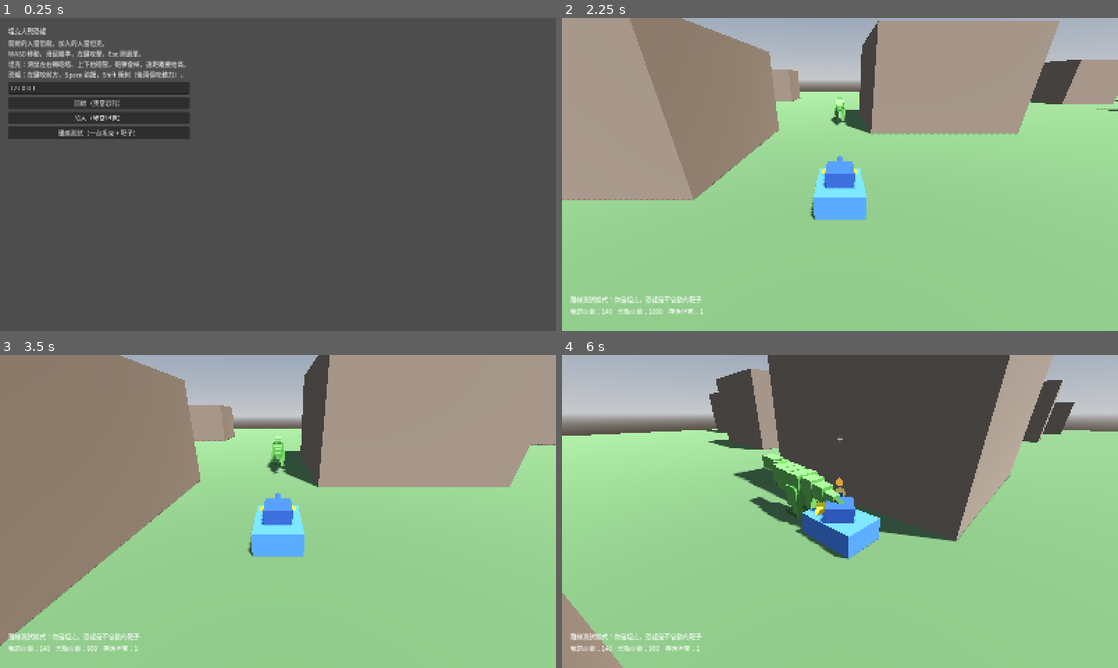
Above: before the commit, frames 1-4 (two rows, left to right).
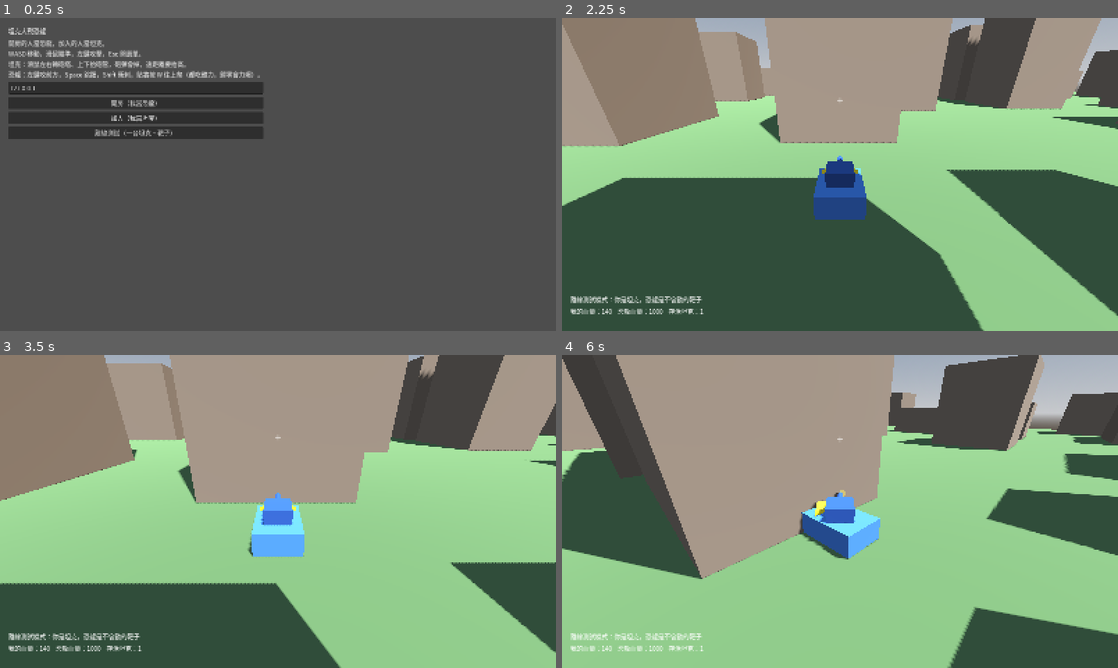
Above: after the commit, the same moments.

Repository: billxu0521/tank_war
Game: Godot game, scene res://main.tscn
The game is run twice, just before and just after one commit, with the same random seed, the same clock (stepped at 60 frames per second) and the same inputs.
Inputs (mouse positions are in pixels of both pictures, inside the frame that each line leads up to):
- Up to frame 1 (0.25 s): no input
- Up to frame 2 (2.25 s): click "開房（我當恐龍）" at 0.5 s; click "加入（我當坦克）" at 1.25 s; click "離線測試（一台坦克 + 靶子）" at 2 s
- Up to frame 3 (3.5 s): tap Enter at 2.75 s; move the mouse to (305, 511) at 2.77 s; hold W from 2.78 s (still down); hold Shift from 2.78 s (still down); click (305, 511) at 2.92 s; tap Space at 3.02, 3.05, 3.32 s
- Up to frame 4 (6 s): keep holding W; move the mouse to (812, 511) at 3.52 s; release Shift at 3.53 s; tap Space at 3.6, 3.77, 4.07, 4.55, 5.27, 5.57, 5.75 s; click (812, 511) at 3.67 s; tap Shift at 3.8, 5.1 s; move the mouse to (851, 505) at 4.27 s; hold Shift 4.28-5.03 s; click (851, 505) at 4.42 s; move the mouse to (834, 517) at 5.02 s; click (834, 517) at 5.17 s; move the mouse to (878, 514) at 5.77 s; hold Space from 5.78 s (still down); click (878, 514) at 5.92 s

The runs differ from the first frame. In frame 1, 2.9% of the frame differs, in the area x 10-48%, y 16-39%; in frame 2, 67%, in the area x 0-100%, y 0-100%; in frame 3, 49%; in frame 4, 56%.

Commit message:
建築變密加高、恐龍可以爬牆、體力改成有力竭機制
場地
- 建築從 5x5 格 21 棟改成 7x7 格 39 棟，間距 38 -> 26
- 高度從 7~13 公尺拉開成 4~24 公尺：矮的當掩體、高的要爬才上得去
- 建築變密之後出生點更難找，重試次數加倍，真的找不到就退到外圍空環
  （原本退到原點，而原點現在有建築，會卡在牆裡）

爬牆
- 貼著牆按 W 就往上爬，6 m/s，每秒吃 25 體力
- 往上爬時保留往前的推力，爬過屋簷才會自己翻上屋頂
- 實測爬完最高的 23.9 公尺建築剛好用掉八成體力
- 爬上屋頂就是站在空曠處挨砲，是個取捨

體力
- 加入力竭：歸零後要回到 30 才能再衝刺或攀爬。沒有這個門檻的話
  體力會在 0 附近抽動（回一點就衝、衝掉又停）
- 站著回 16/秒，移動中只回 7/秒
- 力竭時體力條變紅

另外把恐龍的移動抽成 move_step()，鍵盤只在 _physics_process 讀一次。
Input 的按鍵狀態沒辦法從程式偽造，不抽出來就沒辦法驗證爬牆。

測試補了體力規則案例（衝刺續航、力竭門檻遲滯、站著回得比較快），共 12 項。

Co-Authored-By: Claude Opus 5 (1M context) <noreply@anthropic.com>
Claude-Session: https://claude.ai/code/session_019SAVwhULYTqidBLb1Ej4sE

Diff:
--- a/dino.gd
+++ b/dino.gd
@@ -1,12 +1,17 @@
 extends "res://fighter.gd"
 ## 恐龍：跑很快、血很多，沒有遠程。
-## 左鍵咬前方，Space 跳躍（吃體力），Shift 衝刺（吃體力）。
+## 左鍵咬前方，Space 跳躍，Shift 衝刺，貼著牆按 W 往上爬。
+## 衝刺、跳躍、攀爬都吃體力；體力見底會力竭，要回到 EXHAUSTED_UNTIL 才能再出力。
 
 const SPEED := 16.0
 const SPRINT_MULT := 1.9
 const STAMINA_MAX := 100.0
-const STAMINA_DRAIN := 32.0  # 每秒消耗，全滿約衝 3 秒
-const STAMINA_REGEN := 16.0  # 每秒回復，回滿約 6 秒
+const SPRINT_DRAIN := 32.0     # 每秒；全滿約衝 3 秒
+const CLIMB_DRAIN := 25.0      # 每秒；全滿約爬 4 秒 = 24 公尺，剛好爬得完最高的建築
+const REGEN_STILL := 16.0      # 站著不動每秒回
+const REGEN_MOVING := 7.0      # 邊走邊回慢很多
+const EXHAUSTED_UNTIL := 30.0  # 力竭後要回到這個值才能再衝刺／攀爬
+const CLIMB_SPEED := 6.0
 const MOUSE_SENS := 0.009  # 恐龍要靈活，轉頭比坦克快很多
 const BITE_REACH := 6.5
 const BITE_DAMAGE := 35   # 剛好四口咬死一台 140 血的坦克
@@ -17,6 +22,7 @@
 const HEAD_HEIGHT := 1.6  # 視線從這個高度射出
 
 var stamina := STAMINA_MAX
+var exhausted := false
 var _bite_cd := 0.0
 
 func _ready() -> void:
@@ -29,31 +35,62 @@
 func _physics_process(delta: float) -> void:
 	if not is_multiplayer_authority():
 		return
-
 	var input := Vector3(
 		float(Input.is_key_pressed(KEY_D)) - float(Input.is_key_pressed(KEY_A)),
 		0.0,
 		float(Input.is_key_pressed(KEY_S)) - float(Input.is_key_pressed(KEY_W)))
-	var sprinting := Input.is_key_pressed(KEY_SHIFT) and stamina > 0.0 and input != Vector3.ZERO
-	if sprinting:
-		stamina = maxf(stamina - STAMINA_DRAIN * delta, 0.0)
-	else:
-		stamina = minf(stamina + STAMINA_REGEN * delta, STAMINA_MAX)
+	move_step(delta, input, Input.is_key_pressed(KEY_SHIFT),
+		Input.is_key_pressed(KEY_W), Input.is_key_pressed(KEY_SPACE))
+
+	_bite_cd -= delta
+	if Input.is_mouse_button_pressed(MOUSE_BUTTON_LEFT) and _bite_cd <= 0.0:
+		_bite_cd = BITE_COOLDOWN
+		_hit_nearby(BITE_REACH, BITE_DAMAGE, 0.3)  # 只咬前方
+		_play_fx.rpc(false)
+
+## 一幀的移動。輸入是傳進來的，鍵盤只在 _physics_process 讀一次，
+## 這樣測試才驅動得了（Input 的按鍵狀態沒辦法從程式偽造）。
+func move_step(delta: float, input: Vector3, want_sprint: bool,
+		want_climb: bool, want_jump: bool) -> void:
+	var moving := input != Vector3.ZERO
+	# 貼著牆按 W 就往上爬。力竭就爬不動，會直接滑下來。
+	var climbing := want_climb and is_on_wall() and can_exert()
+	var sprinting := want_sprint and moving and can_exert() and not climbing
+
+	var spend := 0.0
+	if climbing:
+		spend = CLIMB_DRAIN
+	elif sprinting:
+		spend = SPRINT_DRAIN
+	_update_stamina(delta, spend, moving)
 
 	var speed := SPEED * (SPRINT_MULT if sprinting else 1.0)
 	var move := (global_transform.basis * input).normalized() * speed
 	velocity.x = move.x
 	velocity.z = move.z
 	_apply_gravity(delta)
-	if Input.is_key_pressed(KEY_SPACE):
+	if climbing:
+		# 往上爬的同時保留往前的推力，爬過屋簷才會自己翻上去
+		velocity.y = CLIMB_SPEED
+	if want_jump:
 		try_jump()
 	move_and_slide()
 
-	_bite_cd -= delta
-	if Input.is_mouse_button_pressed(MOUSE_BUTTON_LEFT) and _bite_cd <= 0.0:
-		_bite_cd = BITE_COOLDOWN
-		_hit_nearby(BITE_REACH, BITE_DAMAGE, 0.3)  # 只咬前方
-		_play_fx.rpc(false)
+## 力竭中不能衝刺也不能爬。
+## 沒有這個門檻的話，體力會在 0 附近抽動：回一點就衝、衝掉又停。
+func can_exert() -> bool:
+	return not exhausted
+
+## spend > 0 表示這一幀在出力（衝刺或攀爬），否則回復。站著回得比走著快。
+func _update_stamina(delta: float, spend: float, moving: bool) -> void:
+	if spend > 0.0:
+		stamina = maxf(stamina - spend * delta, 0.0)
+	else:
+		stamina = minf(stamina + (REGEN_MOVING if moving else REGEN_STILL) * delta, STAMINA_MAX)
+	if stamina <= 0.0:
+		exhausted = true
+	elif stamina >= EXHAUSTED_UNTIL:
+		exhausted = false
 
 ## 跳躍。踩在地上而且體力夠才跳得起來。
 func try_jump() -> bool:
--- a/main.gd
+++ b/main.gd
@@ -3,7 +3,9 @@
 
 const PORT := 24680
 const ARENA := 200.0        # 場地邊長
-const SPAWN_CLEARANCE := 8.0  # 出生點離建築至少這麼遠
+const SPAWN_CLEARANCE := 7.0  # 出生點離建築至少這麼遠
+const GRID := 7               # 建築排成 GRID x GRID
+const CELL := 26.0            # 格子間距，越小越密
 const TANK := preload("res://tank.tscn")
 const DINO := preload("res://dino.tscn")
 
@@ -174,6 +176,7 @@
 	stamina_bar.visible = me != null and me == dino
 	if stamina_bar.visible:
 		stamina_bar.value = me.stamina
+		stamina_bar.modulate = Color(1, 0.35, 0.3) if me.exhausted else Color.WHITE
 	hud.text = "我的血量：%s    恐龍血量：%s    存活坦克：%d" % [
 		me.hp if me else "陣亡",
 		dino.hp if dino else 0,
@@ -197,14 +200,16 @@
 	# ponytail: 固定 seed 的亂數，每台機器蓋出來的建築才會完全一樣（場地沒有走網路同步）
 	var rng := RandomNumberGenerator.new()
 	rng.seed = 20260906
-	for gx in 5:
-		for gz in 5:
-			if rng.randf() < 0.2:
-				continue  # 留一些空地，不然變迷宮
-			var size := Vector3(rng.randf_range(10, 18), rng.randf_range(7, 13),
-				rng.randf_range(10, 18))
-			var pos := Vector3((gx - 2) * 38.0 + rng.randf_range(-9, 9), size.y * 0.5,
-				(gz - 2) * 38.0 + rng.randf_range(-9, 9))
+	for gx in GRID:
+		for gz in GRID:
+			if rng.randf() < 0.12:
+				continue  # 留一點空地，不然完全沒有開闊處
+			# 高度差距拉開：矮的當掩體、高的要爬才上得去
+			var size := Vector3(rng.randf_range(8, 20), rng.randf_range(4, 24),
+				rng.randf_range(8, 20))
+			var half := (GRID - 1) * 0.5
+			var pos := Vector3((gx - half) * CELL + rng.randf_range(-6, 6), size.y * 0.5,
+				(gz - half) * CELL + rng.randf_range(-6, 6))
 			_add_box(pos, size, Color(0.45, 0.40, 0.35))
 			# 出生點要避開，不然會卡在牆裡
 			_blocked.append(Rect2(pos.x - size.x * 0.5 - SPAWN_CLEARANCE,
@@ -213,17 +218,21 @@
 
 ## 找一個不在建築物裡面的出生點
 func _spawn_point() -> Vector3:
-	for i in 40:
+	for i in 80:
 		var p := Vector2(randf_range(-ARENA * 0.45, ARENA * 0.45),
 			randf_range(-ARENA * 0.45, ARENA * 0.45))
-		var clear := true
-		for r: Rect2 in _blocked:
-			if r.has_point(p):
-				clear = false
-				break
-		if clear:
+		if _is_clear(p):
 			return Vector3(p.x, 5.0, p.y)
-	return Vector3(0, 5, 0)
+	# 建築只蓋在中間，外圍一定是空的
+	var edge := ARENA * 0.46
+	var corner := Vector2(edge, edge).rotated(randf() * TAU)
+	return Vector3(corner.x, 5.0, corner.y)
+
+func _is_clear(p: Vector2) -> bool:
+	for r: Rect2 in _blocked:
+		if r.has_point(p):
+			return false
+	return true
 
 func _add_box(pos: Vector3, size: Vector3, col: Color) -> void:
 	var body := StaticBody3D.new()
--- a/main.tscn
+++ b/main.tscn
@@ -65,7 +65,7 @@
 
 [node name="Hint" type="Label" parent="UI/Root/Lobby"]
 text = "開房的人當恐龍，加入的人當坦克。
-WASD 移動，滑鼠瞄準，左鍵攻擊，Esc 開選單。\n坦克：滑鼠左右轉砲塔、上下抬砲管，砲彈會掉，遠距離要抬高。\n恐龍：左鍵咬前方，Space 跳躍，Shift 衝刺（後兩個吃體力）。"
+WASD 移動，滑鼠瞄準，左鍵攻擊，Esc 開選單。\n坦克：滑鼠左右轉砲塔、上下抬砲管，砲彈會掉，遠距離要抬高。\n恐龍：左鍵咬前方，Space 跳躍，Shift 衝刺，貼牆按 W 往上爬（都吃體力，歸零會力竭）。"
 
 [node name="IP" type="LineEdit" parent="UI/Root/Lobby"]
 text = "127.0.0.1"
--- a/test_battle.gd
+++ b/test_battle.gd
@@ -25,6 +25,7 @@
 		_case_back_to_lobby()
 		_case_cover()
 		_case_trex_rig()
+		_case_stamina()
 		_start_shell_case()
 		return false
 	# 剩下的要跨好幾個 frame 才驗得到
@@ -57,7 +58,7 @@
 		printerr("有 %d 項失敗" % _fails)
 		quit(1)
 	else:
-		print("OK：生怪、傷害、勝負、咬擊方向、離線模式、砲管俯仰、回大廳重開、建築擋視線、暴龍骨架與尾巴慣性、砲彈命中、恐龍跳躍都正常")
+		print("OK：生怪、傷害、勝負、咬擊方向、離線模式、砲管俯仰、回大廳重開、建築擋視線、暴龍骨架與尾巴慣性、砲彈命中、恐龍跳躍、體力規則都正常")
 	return true
 
 # --- 共用 ---
@@ -245,6 +246,45 @@
 	_ck(absf(t._tail_yaw[3]) < 0.05, "最後要收斂回中間，不能一直晃（現在 %.3f）" % t._tail_yaw[3])
 	_end(m)
 
+## 體力：耗光會力竭，要回到門檻以上才能再衝刺／攀爬
+func _case_stamina() -> void:
+	var m := _new_game()
+	var d: Node = m.players.get_node(^"1")
+	_ck(d.stamina == d.STAMINA_MAX and d.can_exert(), "一開始滿體力，衝得動")
+
+	# 一直衝，看幾秒耗光
+	var secs := 0.0
+	while d.stamina > 0.0 and secs < 20.0:
+		d._update_stamina(1.0 / 120.0, d.SPRINT_DRAIN, true)
+		secs += 1.0 / 120.0
+	_ck(secs > 2.0 and secs < 4.5, "全滿應該衝得了 3 秒左右（實際 %.1f 秒）" % secs)
+	_ck(not d.can_exert(), "體力歸零 -> 力竭，不能再衝刺")
+
+	# 回一點點還是不行，這是防止在 0 附近抽動
+	for i in 120:
+		d._update_stamina(1.0 / 120.0, 0.0, true)
+	_ck(d.stamina > 0.0 and d.stamina < d.EXHAUSTED_UNTIL, "回復中但還沒到門檻")
+	_ck(not d.can_exert(), "沒回到門檻之前不能衝刺")
+
+	# 回到門檻以上才解除
+	while d.stamina < d.EXHAUSTED_UNTIL:
+		d._update_stamina(1.0 / 120.0, 0.0, false)
+	_ck(d.can_exert(), "回到門檻以上才能再出力")
+
+	# 站著回得比走著快
+	var a: Node = m.players.get_node(^"1")
+	a.stamina = 50.0
+	for i in 120:
+		a._update_stamina(1.0 / 120.0, 0.0, false)
+	var still_gain: float = a.stamina - 50.0
+	a.stamina = 50.0
+	for i in 120:
+		a._update_stamina(1.0 / 120.0, 0.0, true)
+	var moving_gain: float = a.stamina - 50.0
+	_ck(still_gain > moving_gain * 1.5,
+		"站著回得該比走著快很多（站 %.1f vs 走 %.1f）" % [still_gain, moving_gain])
+	_end(m)
+
 ## 砲彈要真的飛過去打中人（跨好幾個 frame）
 func _start_shell_case() -> void:
 	var m := _new_game()
--- a/trex.gd
+++ b/trex.gd
@@ -101,7 +101,8 @@
 func _process(delta: float) -> void:
 	var moved := (global_position - _last_pos) / maxf(delta, 0.0001)
 	_last_pos = global_position
-	var speed := Vector2(moved.x, moved.z).length()
+	# 往上爬時腳也要動一下。只算往上的部分，不然下墜會變成空中亂踢
+	var speed := Vector2(moved.x, moved.z).length() + maxf(moved.y, 0.0) * 0.5
 	var stride := clampf(speed / 16.0, 0.0, 1.5)  # 站著不動就只剩呼吸
 	_phase += delta * (2.0 + speed * 0.55)
 	_bite = maxf(_bite - delta * 3.5, 0.0)
Not shown, changed: 說明.txt
Not shown, changed: README.md
